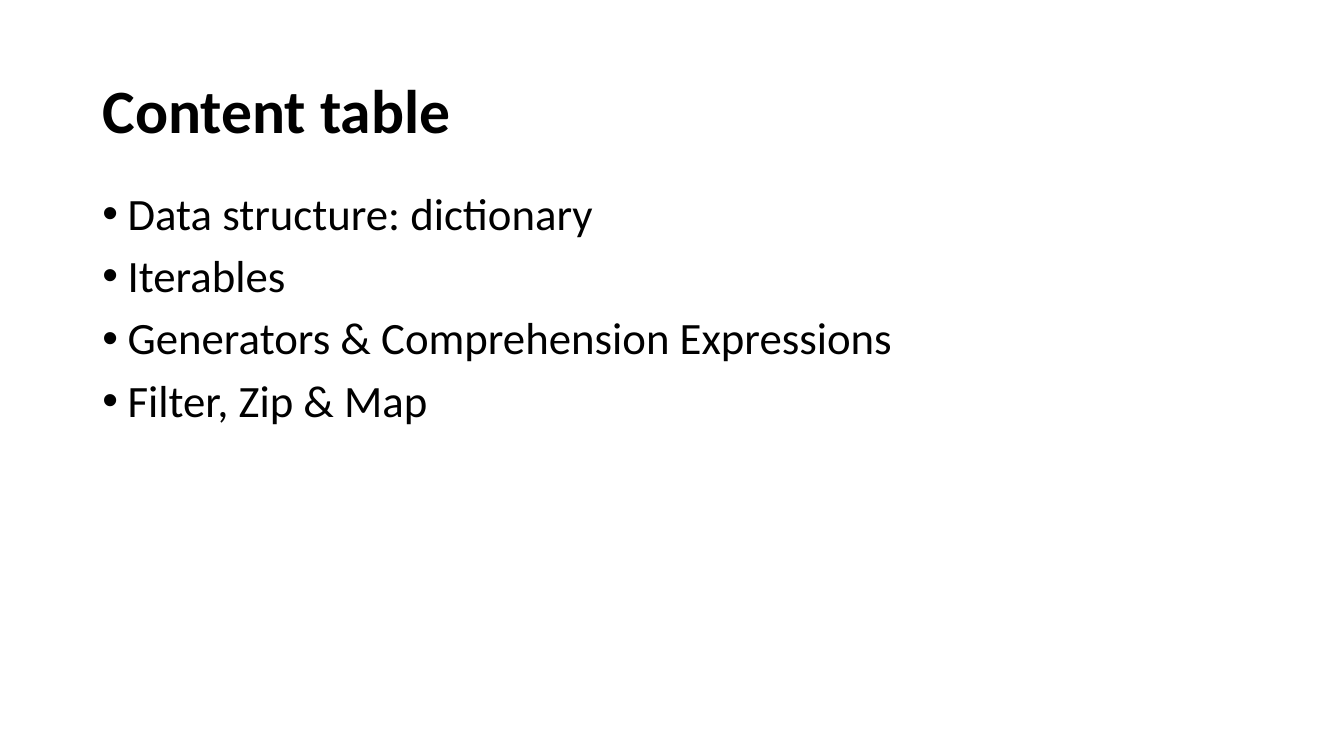
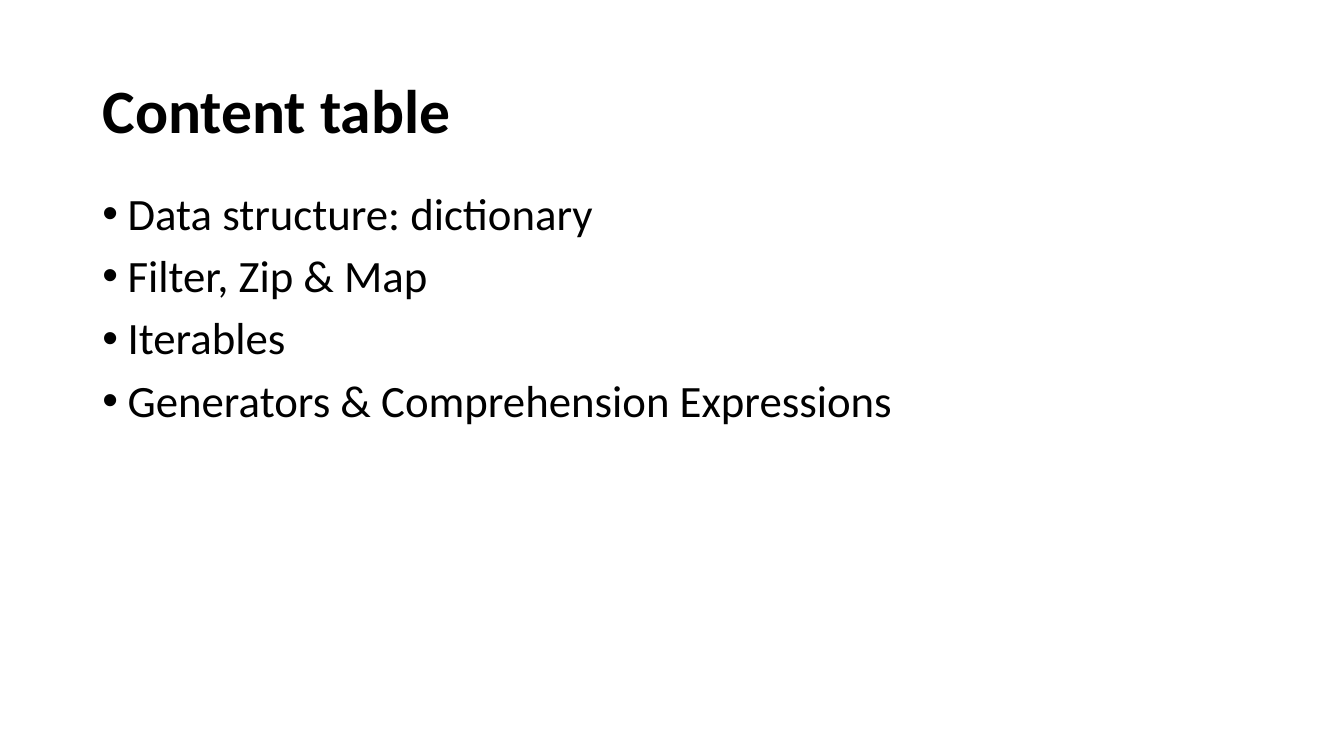
Before and after one commit to UCLL-PR2/exercises, a slide deck: slide 4 of 03-iterable&generators/programming2_iterable.pptx. Drawn at 1344x756 pixels with LibreOffice and Linux fonts; fonts in the diff are those of the drawing. Boxes give left, top, right and bottom in pixels: in the first picture for what was removed or moved away, otherwise in the second. Text is boxed around its words. In the diff, an @@ line names an element or a change of style, - is before the commit and + after.

```diff
--- a/03-iterable&generators/programming2_iterable.pptx
+++ b/03-iterable&generators/programming2_iterable.pptx
@@ text at (128,261,427,300): paragraph added @@
+• Filter, Zip & Map
@@ text at (128,386,427,425): paragraph removed @@
-• Filter, Zip & Map
```
Also in this commit, not shown: 4 other slides changed, 6 slides added, 1 slide removed, 1 other file.
